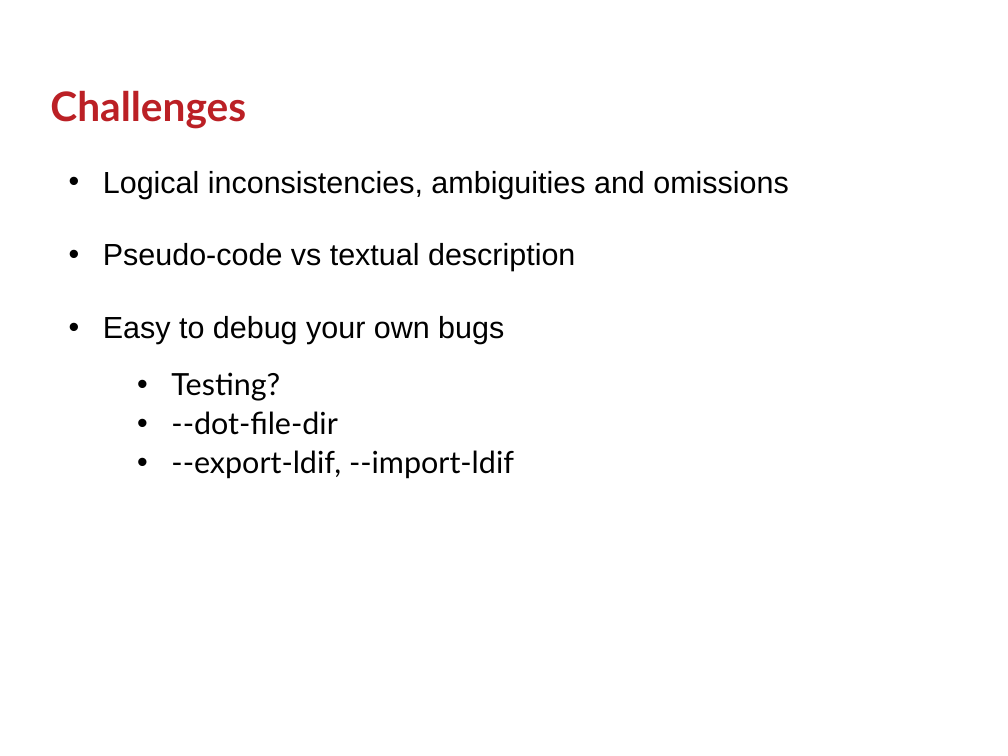
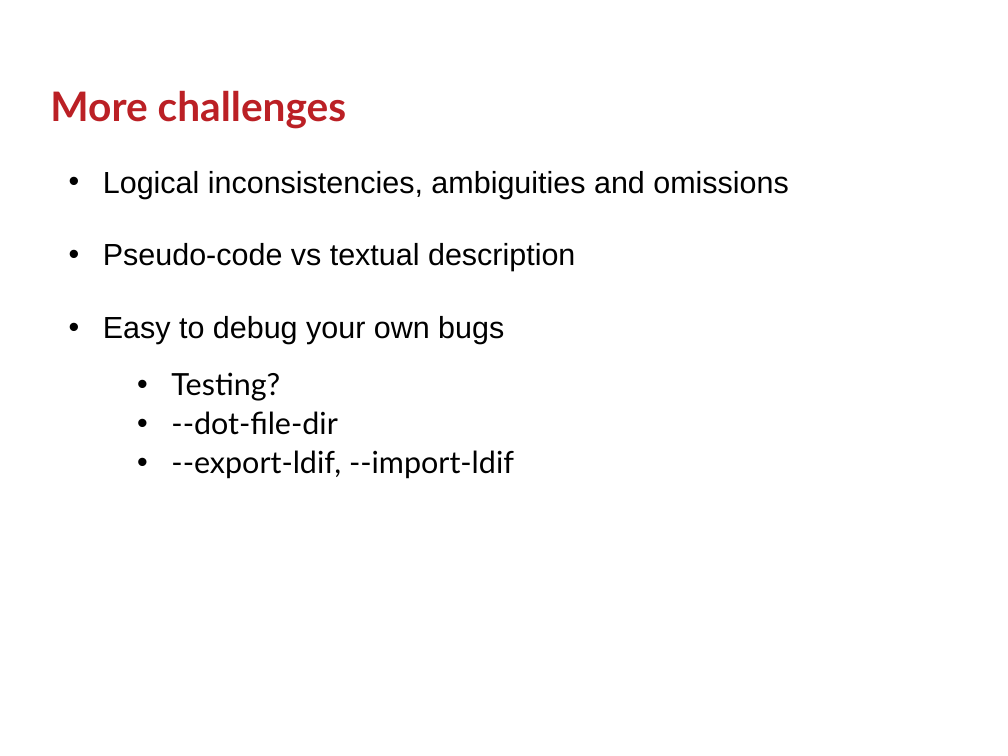
Before and after one commit to GSam/Slides, a slide deck: slide 32 of Samba KCC.pptx (slide 29 before the commit). Drawn at 1008x756 pixels with LibreOffice and Linux fonts; fonts in the diff are those of the drawing; background and template pictures are left out. Boxes give left, top, right and bottom in pixels: in the first picture for what was removed or moved away, otherwise in the second. Text is boxed around its words. In the diff, an @@ line names an element or a change of style, - is before the commit and + after.

```diff
--- a/Samba KCC.pptx
+++ b/Samba KCC.pptx
@@ title at (50,90,347,129): text changed @@
-Challenges
+More challenges
```
Also in this commit, not shown: 4 other slides changed, 4 slides added, 2 slides removed, 1 other file.
